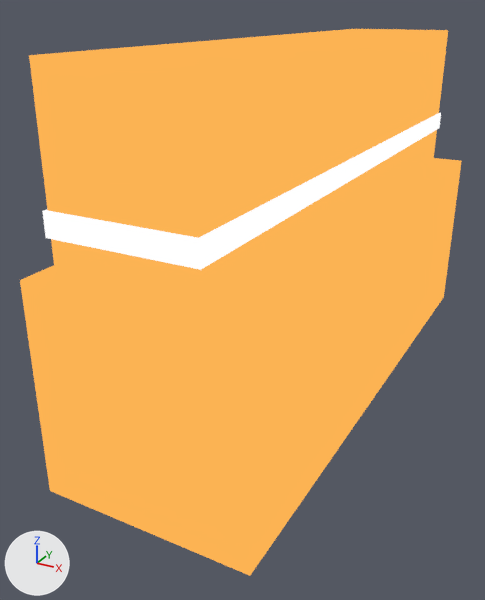
A saved change to the glTF model frontend/public/models/equipment/barrier.glb.
Both versions are drawn from a 50 mm camera at (0.556, -1.271, 0.784) aimed at (-0.077, -0.119, 0.209). The axes (+X, +Y, +Z) are drawn at lower left. The lights are the same throughout. The older version comes first. Where no turn or scale is listed for an object, it has been applied to the vertices. Vertices at exactly the same position are counted once.
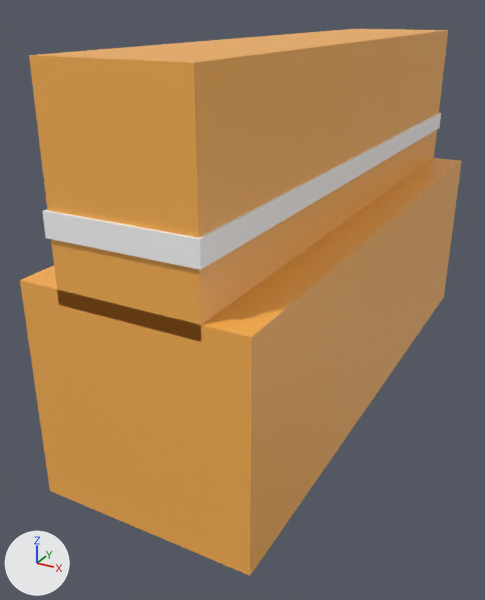
Patch to the scene script:
```diff
--- a/frontend/public/models/equipment/barrier.glb.py
+++ b/frontend/public/models/equipment/barrier.glb.py
@@ mat_material_0 @@
 mat_material_0 = bpy.data.materials.new('Material_0')
-# nodes: BsdfTransparent, Emission, LightPath, MixShader, OutputMaterial, VertexColor
+# nodes: BsdfPrincipled, OutputMaterial
+# colours: orange #fcb353
@@ mat_material_1 @@
 mat_material_1 = bpy.data.materials.new('Material_1')
-# nodes: BsdfTransparent, Emission, LightPath, MixShader, OutputMaterial, VertexColor
+# nodes: BsdfPrincipled, OutputMaterial
+# colours: orange #fcb353
@@ mat_material_2 @@
 mat_material_2 = bpy.data.materials.new('Material_2')
-# nodes: BsdfTransparent, Emission, LightPath, MixShader, OutputMaterial, VertexColor
+# nodes: BsdfPrincipled, OutputMaterial
+# colours: white #ffffff
@@ me_mesh_0 @@
 me_mesh_0.from_pydata(...)  # 8 vertices, 12 faces; spans x -0.2..0.2, y -0.6..0.6, z -0.2..0.2
 # used by ob_mesh_0; location = (0.0, 0.0, 0.2)
+# me_mesh_0 part 1: vertex colours changed
 me_mesh_0.materials.append(mat_material_0)
@@ me_mesh_1 @@
 me_mesh_1.from_pydata(...)  # 8 vertices, 12 faces; spans x -0.125..0.125, y -0.6..0.6, z -0.175..0.175
 # used by ob_mesh_1; location = (0.0, 0.0, 0.55)
+# me_mesh_1 part 2: vertex colours changed
 me_mesh_1.materials.append(mat_material_1)
@@ me_mesh_2 @@
 me_mesh_2.from_pydata(...)  # 8 vertices, 12 faces; spans x -0.13..0.13, y -0.605..0.605, z -0.02..0.02
 # used by ob_mesh_2; location = (0.0, 0.0, 0.5)
+# me_mesh_2 part 3: vertex colours changed
 me_mesh_2.materials.append(mat_material_2)
```

Location of each change, (x1, y1, x2, y2) in pixels of the pictures (485 x 600 px):
'Mesh_0', recoloured (darker): (20, 158, 462, 576) in both
'Mesh_1', recoloured (darker): (29, 29, 448, 341) in both
'Mesh_2', recoloured (darker): (42, 113, 441, 270) in both
